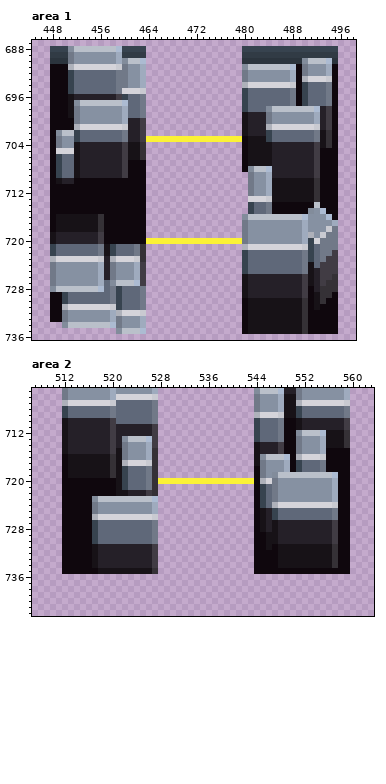
Pixel-art file: Assets/moderneTile.aseprite. Above: the version before the commit.
1000x1000 pixels, 1 frame. Pixels under 10% opacity are left out. Colours within 5 levels of each other are drawn and written as one. Shown: area 1: x 445..498, y 687..736; area 2: x 507..563, y 705..742. The commit also changed other parts of the picture, which this record leaves out.
Now the later version:
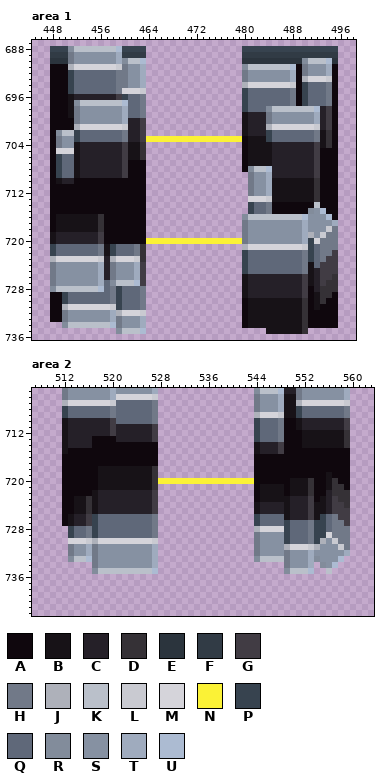
Palette (. is transparent): A #0f070d  B #171217  C #252028  D #353136  E #2b343d  F #313b45  G #413c44  H #717988  J #aeb1ba  K #bac0ca  L #c9cad1  M #d5d4da  N #fbf236  P #37434f  Q #5f6879  R #828c9b  S #8691a2  T #9fabbe  U #acbbd2
What changed:
Changed rows in their new state; - is an unchanged pixel.
Area 1, layer "Layer 1":
first column x 480:
735 ....-------.....
Area 2, layer "Layer 1":
first column x 512:
712 ---------------------------------------ABBBB----
713 -----AAAA-CCCCC------------------------ABBBB----
714 -----AAAAAAAAAAA-----------------------ABBBB----
715 -AAAAAAAAAAAAAAA-----------------------AAAAA----
716 -AAAAAAAAAAAAAAA----------------AAAAAA-AAAAA----
717 -AAAAAAAAAAAAAAA----------------AAAAAA-AAAAA----
718 -AAAAA--B-BBBBB------------------AAAAA-AAAAA----
719 -AAAAA--B-BBBBB------------------AAAAAAAAAAABA--
720 ------BBB-BBBBB------------------AAAAABBBDAABD--
721 ------BBB-BBBBB------------------BBBBABBBDAABDD-
722 -----BCCCCC---CG-----------------BBBBABBBDAACDDD
723 --BBDBCCCCCCCCCG-----------------BBBBBCCCGABCGDD
724 --BBDBCCCCCCCCCG----------------BCCCCBCCCGBBCGGD
725 --BBDBCCCCCCCCCG----------------BC-CCBCCCGBBCGGG
726 -BCCGPQQQQQQQQQH----------------PQQQ-BCCCGBP--GG
727 -BCCG---------------------------PQQQQPQQQHPPQHHG
728 .PQQH---------------------------JMMMMPQQQHPPQHHH
729 .PQQH---------------------------HSSSSPQQQHPPMHHH
730 .MMMLJMMMMMMMMML----------------HSSSSPQQQHPJSLHH
731 .HSSTHSSSSSSSSST----------------HSSSSJMMMLJSSSLH
732 .HSSTHSSSSSSSSST----------------HSSSSHSSSTSSSSST
733 .RKKUHSSSSSSSSST----------------RKKKKHSSSTRSSSU.
734 .....HSSSSSSSSST----------------.....HSSST.RSU..
735 .....RKKKKKKKKKU----------------.....RKKKU..K...
Where, in picture pixels (left, top, right, bottom), the same in both pictures:
erased: (242, 328, 266, 334)
erased: (308, 328, 338, 334)
changed: (254, 430, 350, 574)
changed: (62, 436, 158, 574)
